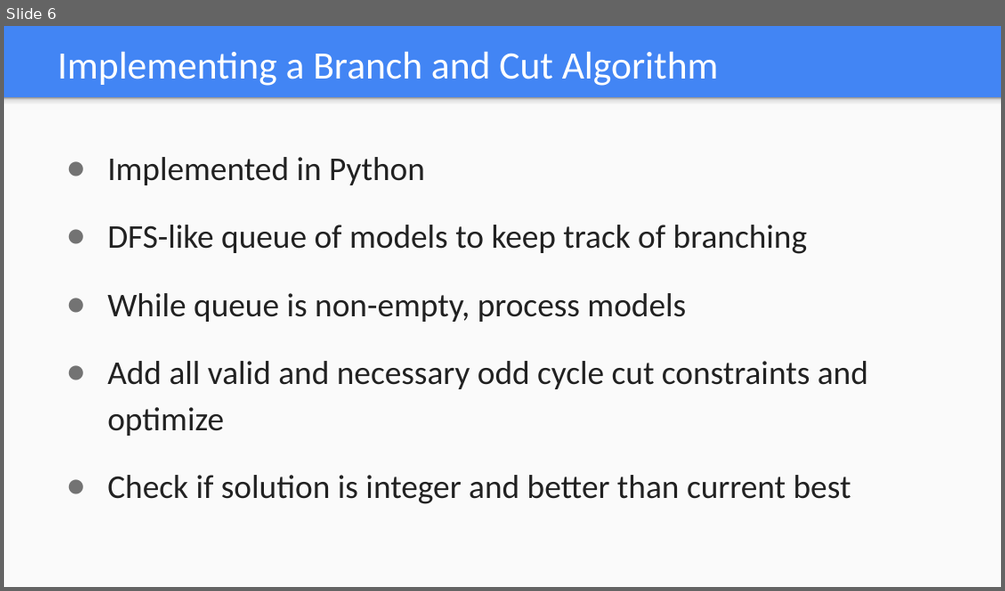
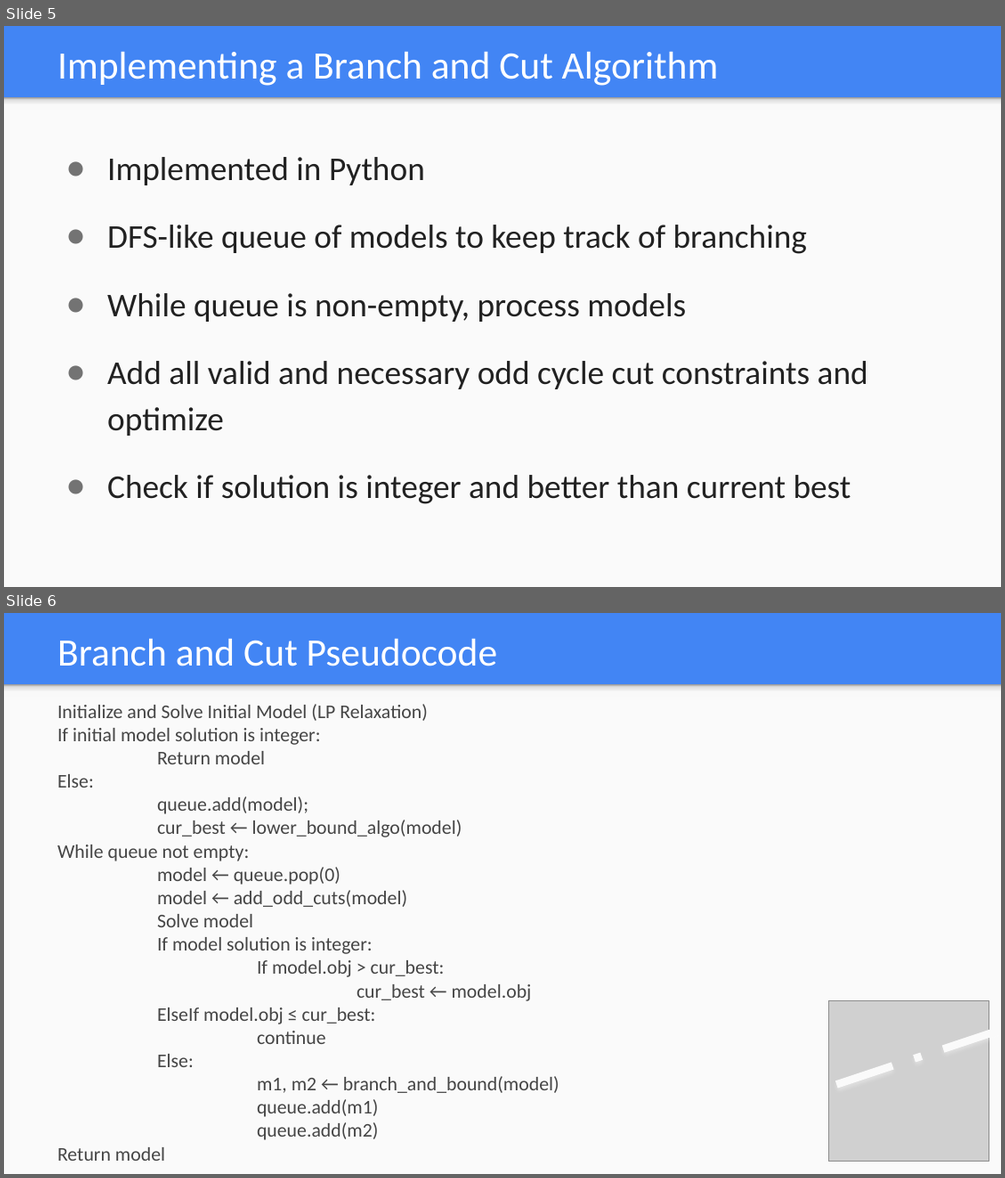
Before and after one commit to aggardner/574_max_cut, a slide deck: Max_Cut_ppt.pptx. Shown one above the other, each under a label of ours: slide 6 before the commit, slides 5 and 6 after it. The pictures are 1005x591 and 1005x1178 pixels, drawn with LibreOffice and Linux fonts; fonts in the diff are those of the drawing; grey boxes stand for pictures. Boxes give left, top, right and bottom in pixels: in the first picture for what was removed or moved away, otherwise in the second. Text is boxed around its words. In the diff, an @@ line names an element or a change of style, - is before the commit and + after.

Commit message:
algorithmic improvements
fixed a janky while loop - paper and report changes as well

```diff
--- a/Max_Cut_ppt.pptx
+++ b/Max_Cut_ppt.pptx
@@ slide 6 added at (4, 613, 1001, 1174), background #4285F4; not listed: 2 template elements that a slide beside it also shows @@
@@ text added at (57, 638, 498, 666), 28 pt, text #FFFFFF @@
+Branch and Cut Pseudocode
@@ text added at (57, 704, 559, 1160), 14 pt, text #454545 @@
+Initialize and Solve Initial Model (LP Relaxation)
+If initial model solution is integer:
+Return model
+Else:
+queue.add(model);
+cur_best ← lower_bound_algo(model)
+While queue not empty:
+model ← queue.pop(0)
+model ← add_odd_cuts(model)
+Solve model
+If model solution is integer:
+If model.obj > cur_best:
+cur_best ← model.obj
+ElseIf model.obj ≤ cur_best:
+continue
+Else:
+m1, m2 ← branch_and_bound(model)
+queue.add(m1)
+queue.add(m2)
+Return model
@@ picture added at (828, 1001, 989, 1161) @@
@@ line added from (1001, 1030) to (836, 1085), #FAFAFA 5.5 pt dashed @@
@@ what was slide 6 is now slide 5 @@
```
Also in this commit, not shown: 8 other slides changed, 1 other slide added, 1 slide removed, 9 other files.
